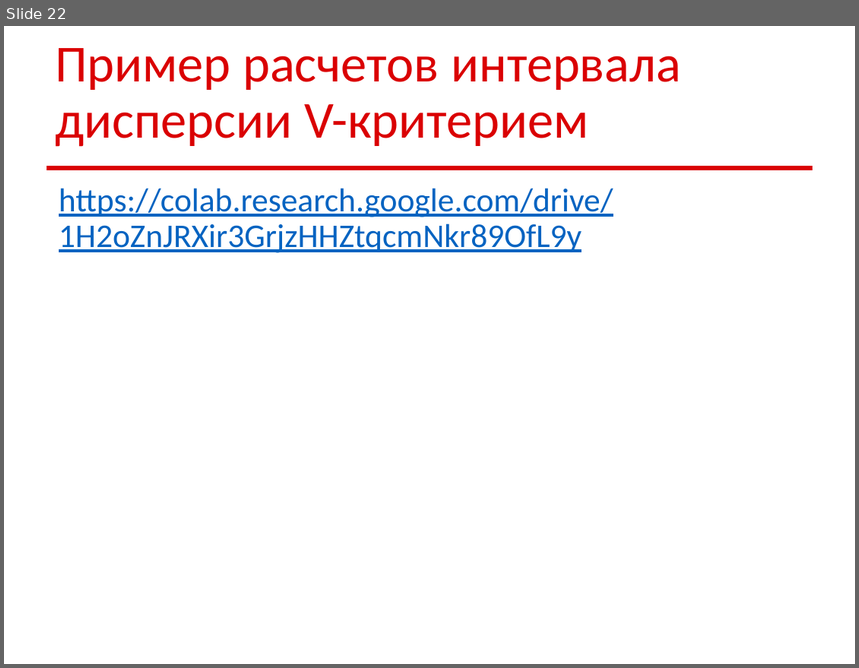
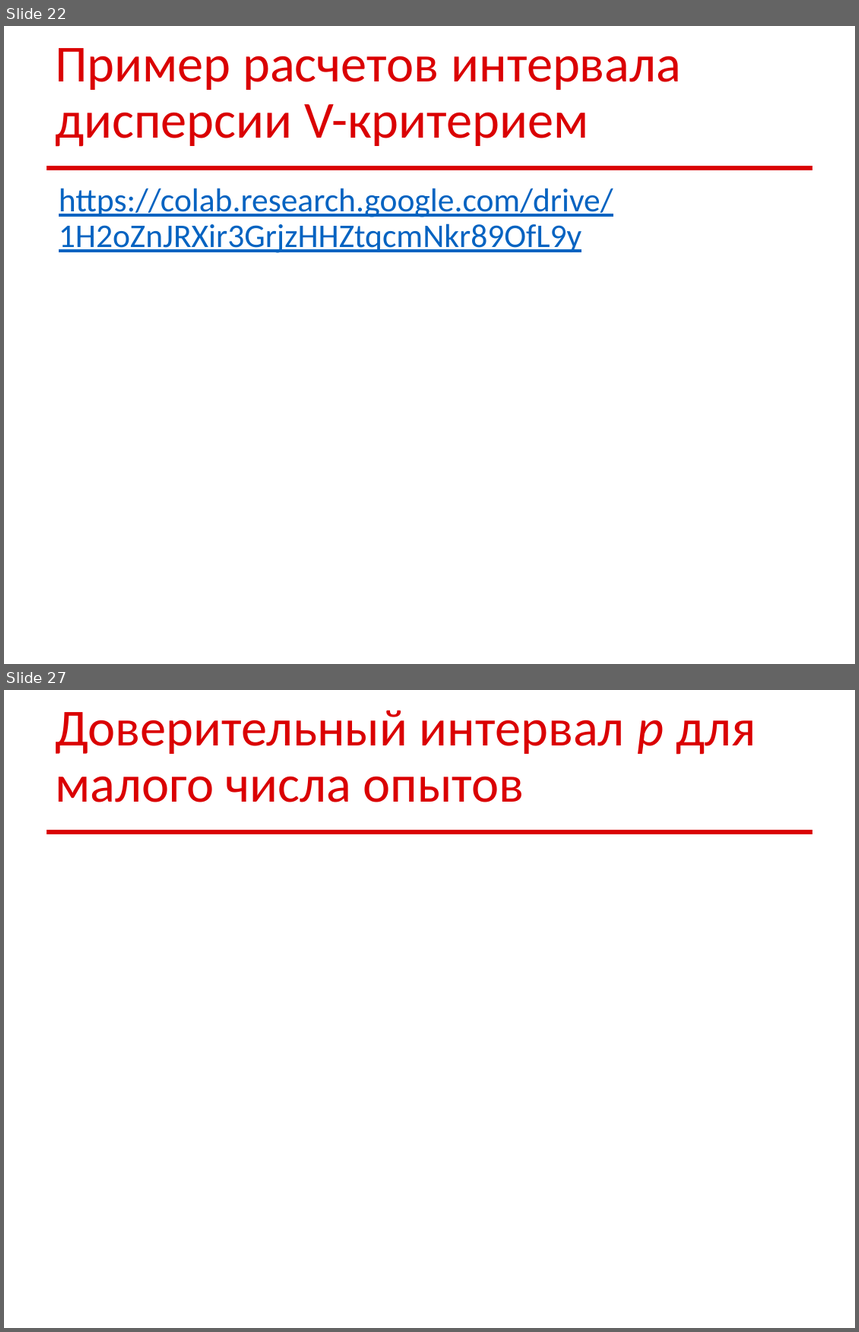
Before and after one commit to sudakov/math-for-ds, a slide deck: math_ds_03.pptx. Shown one above the other, each under a label of ours: slide 22 before the commit, slides 22 and 27 after it; the slides between them are not shown. The pictures are 859x668 and 859x1332 pixels, drawn with LibreOffice and Linux fonts; fonts in the diff are those of the drawing; grey boxes stand for pictures. Boxes give left, top, right and bottom in pixels: in the first picture for what was removed or moved away, otherwise in the second. Text is boxed around its words. In the diff, an @@ line names an element or a change of style, - is before the commit and + after.

```diff
--- a/math_ds_03.pptx
+++ b/math_ds_03.pptx
@@ slide 27 added at [4,690,855,1328], background #FFFFFF; not listed: 1 template element that a slide beside it also shows @@
@@ title added at [55,710,756,802], 44 pt, text #DA0002 @@
+Доверительный интервал p для малого числа опытов
```
Also in this commit, not shown: 3 slides changed, 10 other slides added.
